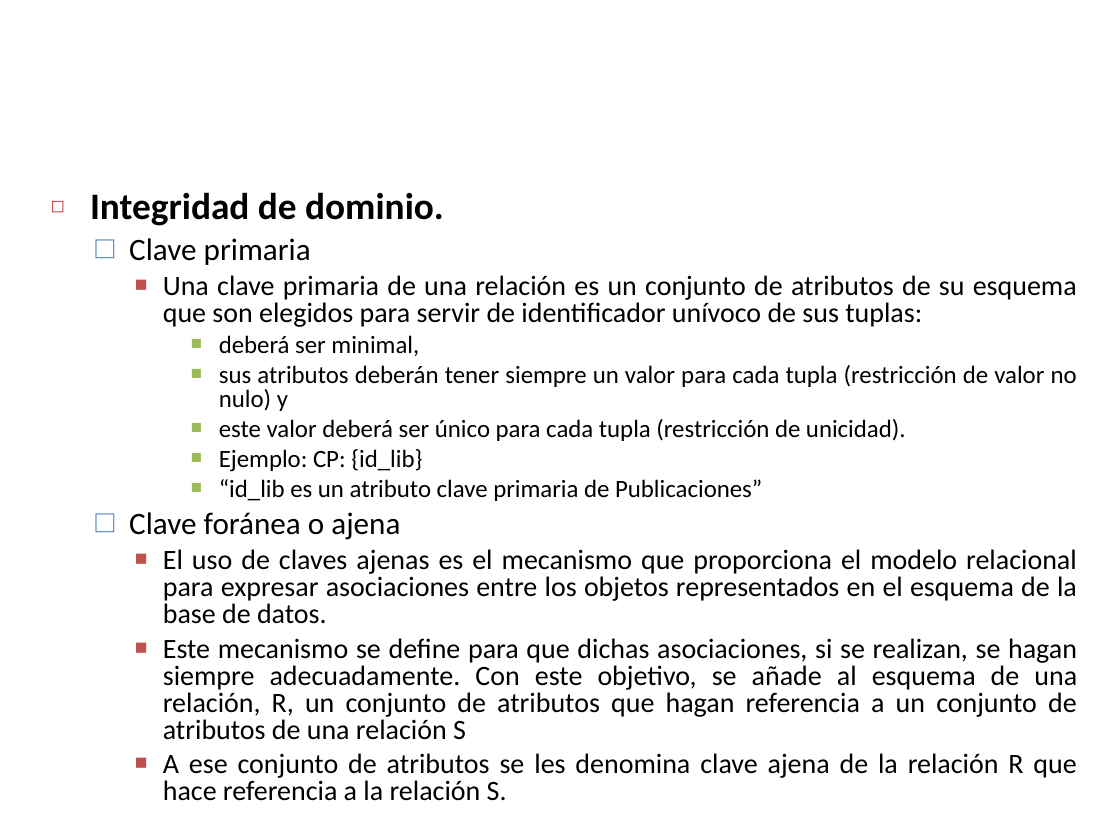
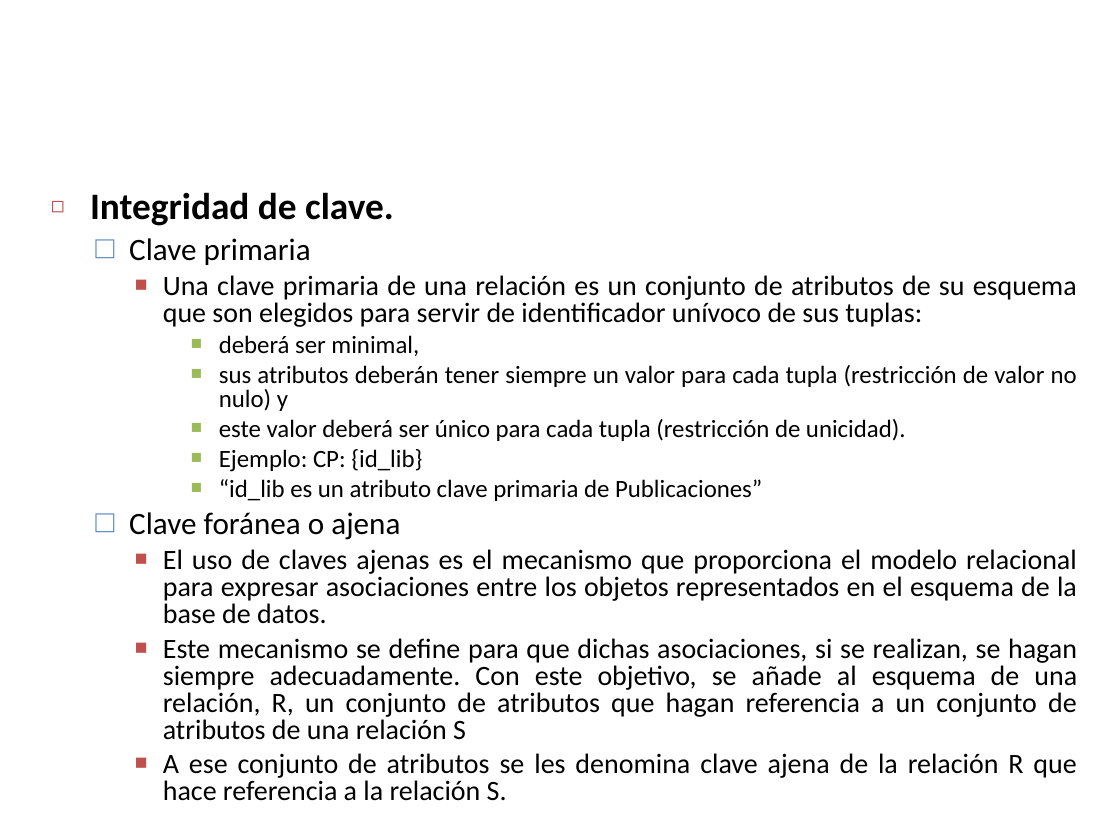
Before and after one commit to ejimenezdelgado/funda_db_martes_1_2017, a slide deck: slide 28 of Semana 3/Clase3.pptx. Drawn at 1120x840 pixels with LibreOffice and Linux fonts; fonts in the diff are those of the drawing; background and template pictures are left out. Boxes give left, top, right and bottom in pixels: in the first picture for what was removed or moved away, otherwise in the second. Text is boxed around its words. In the diff, an @@ line names an element or a change of style, - is before the commit and + after.

```diff
--- a/Semana 3/Clase3.pptx
+++ b/Semana 3/Clase3.pptx
@@ text at (x1=90, y1=192, x2=394, y2=226): text changed @@
-◻ Integridad de dominio.
+◻ Integridad de clave.
```
Also in this commit, not shown: 2 other files.
